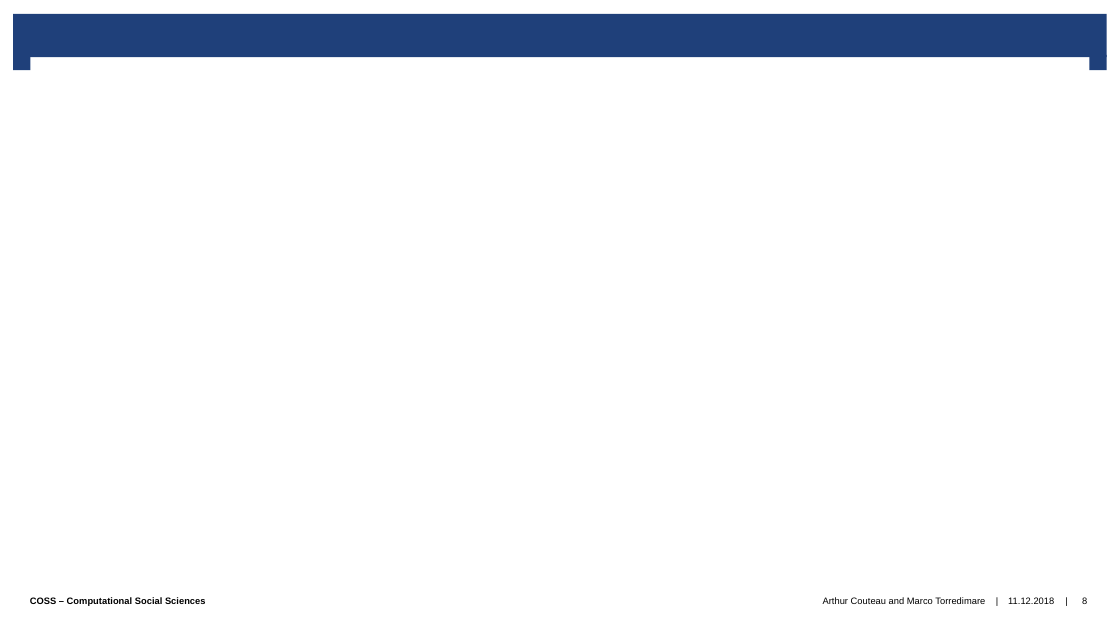
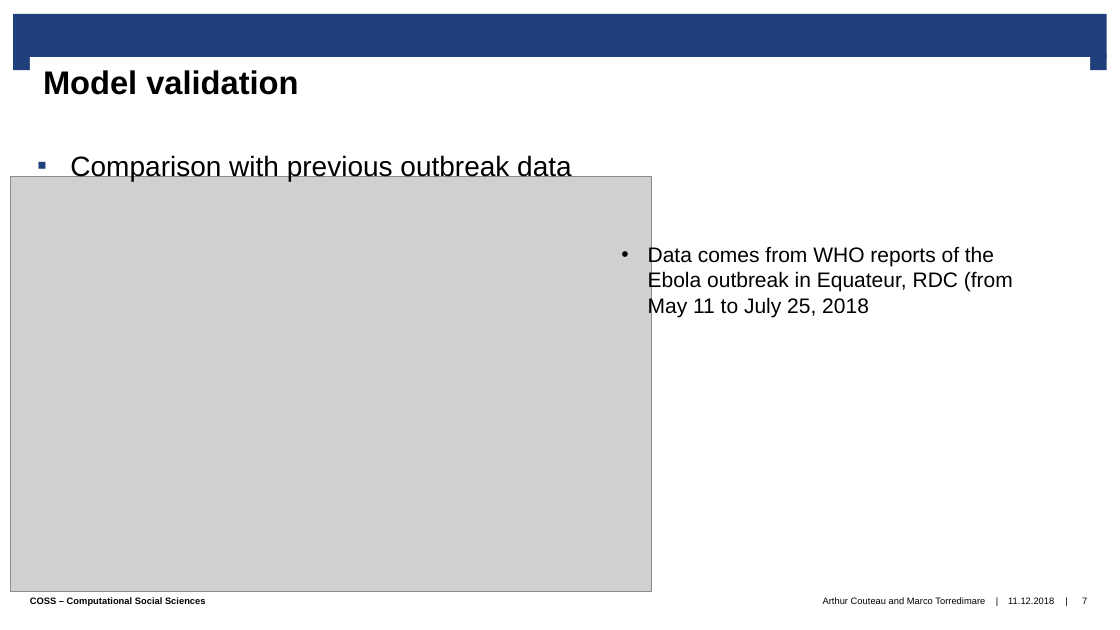
Before and after one commit to tasmaal/Are-you-SIRious-, a slide deck: slide 7 of final_presentation/Presentation.pptx (slide 8 before the commit). Drawn at 1120x630 pixels with LibreOffice and Linux fonts; fonts in the diff are those of the drawing; grey boxes stand for pictures; background and template pictures are left out. Boxes give left, top, right and bottom in pixels: in the first picture for what was removed or moved away, otherwise in the second. Text is boxed around its words. In the diff, an @@ line names an element or a change of style, - is before the commit and + after.

```diff
--- a/final_presentation/Presentation.pptx
+++ b/final_presentation/Presentation.pptx
@@ title added at [29, 57, 1090, 146], fill #FFFFFF, 28 pt, text #000000, bold @@
+Model validation
@@ picture added at [11, 176, 651, 592] @@
@@ text added at [70, 155, 572, 181], 24 pt, text #000000 @@
+▪ Comparison with previous outbreak data
@@ text added at [648, 246, 1013, 317], 18 pt, text #000000 @@
+• Data comes from WHO reports of the Ebola outbreak in Equateur, RDC (from May 11 to July 25, 2018
@@ page number at [1082, 597, 1087, 604]: text changed @@
-8
+7
```
Also in this commit, not shown: 5 other slides changed, 1 slide removed, 2 other files.
